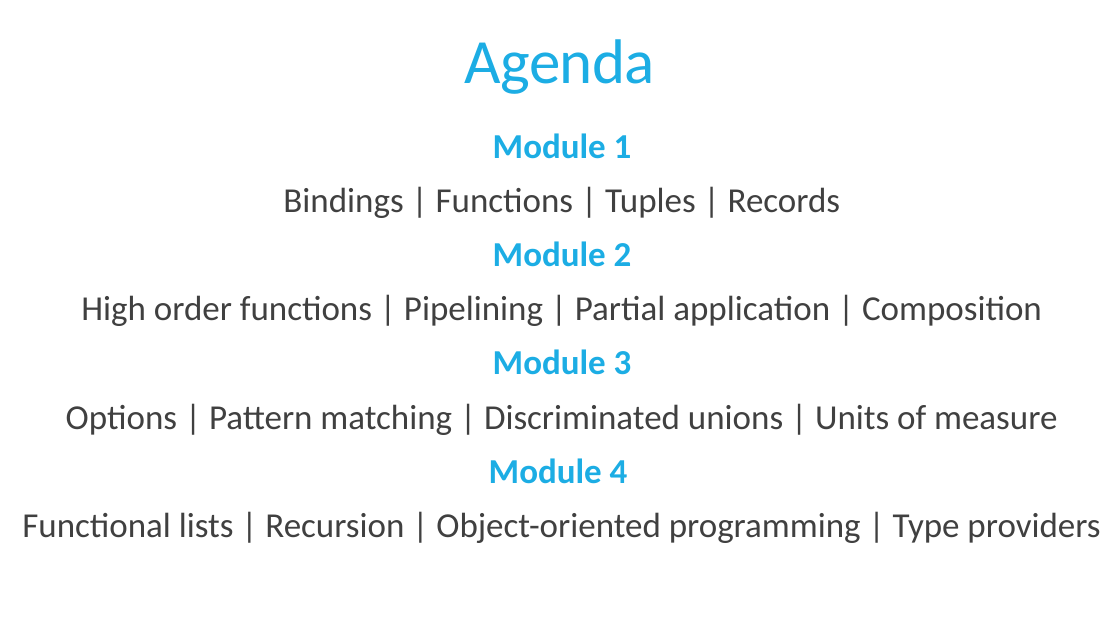
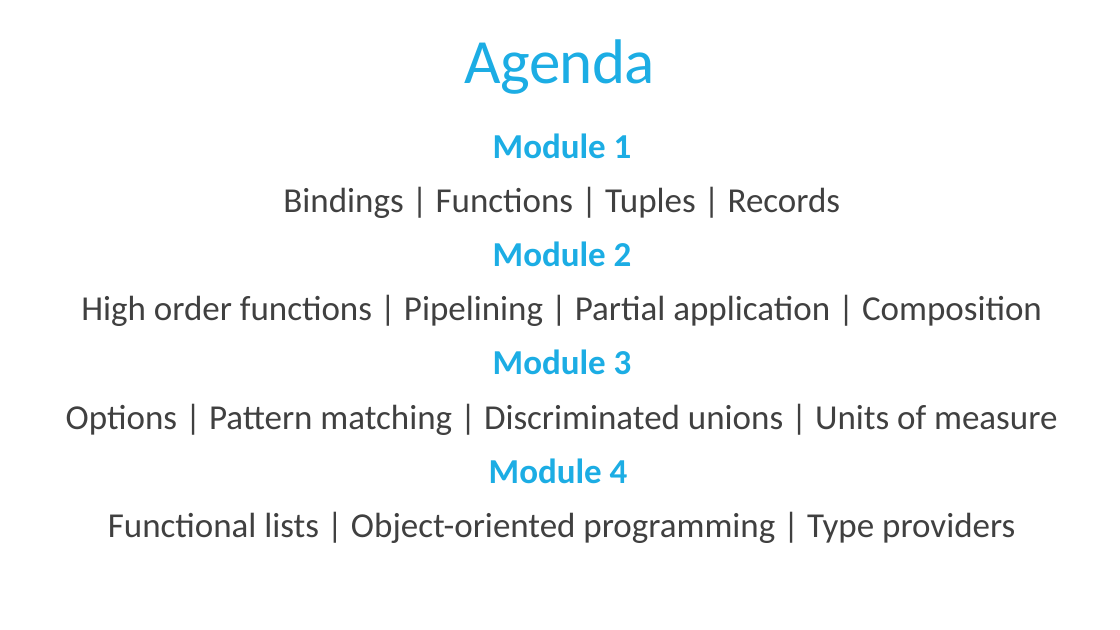
Before and after one commit to jorgef/fsharpworkshop, a slide deck: slide 6 of FSharpWorkshop_Slides.pptx. Drawn at 1120x630 pixels with LibreOffice and Linux fonts; fonts in the diff are those of the drawing. Boxes give left, top, right and bottom in pixels: in the first picture for what was removed or moved away, otherwise in the second. Text is boxed around its words. In the diff, an @@ line names an element or a change of style, - is before the commit and + after.

```diff
--- a/FSharpWorkshop_Slides.pptx
+++ b/FSharpWorkshop_Slides.pptx
@@ text at [108,512,1015,543]: text changed @@
-Functional lists | Recursion | Object-oriented programming | Type providers
+Functional lists | Object-oriented programming | Type providers
```
Also in this commit, not shown: 10 other slides changed, 1 slide added, 7 slides removed, 10 other files.
